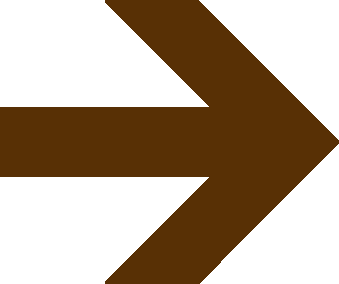
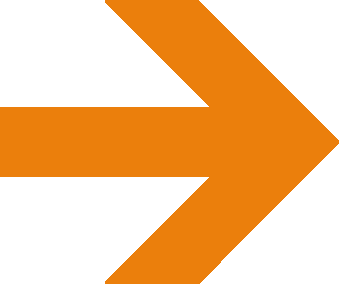
Before/after of a (339, 284) layered artwork. What changed in the layer stack:
painted on "Layer 1" over [0, 0, 339, 284]
